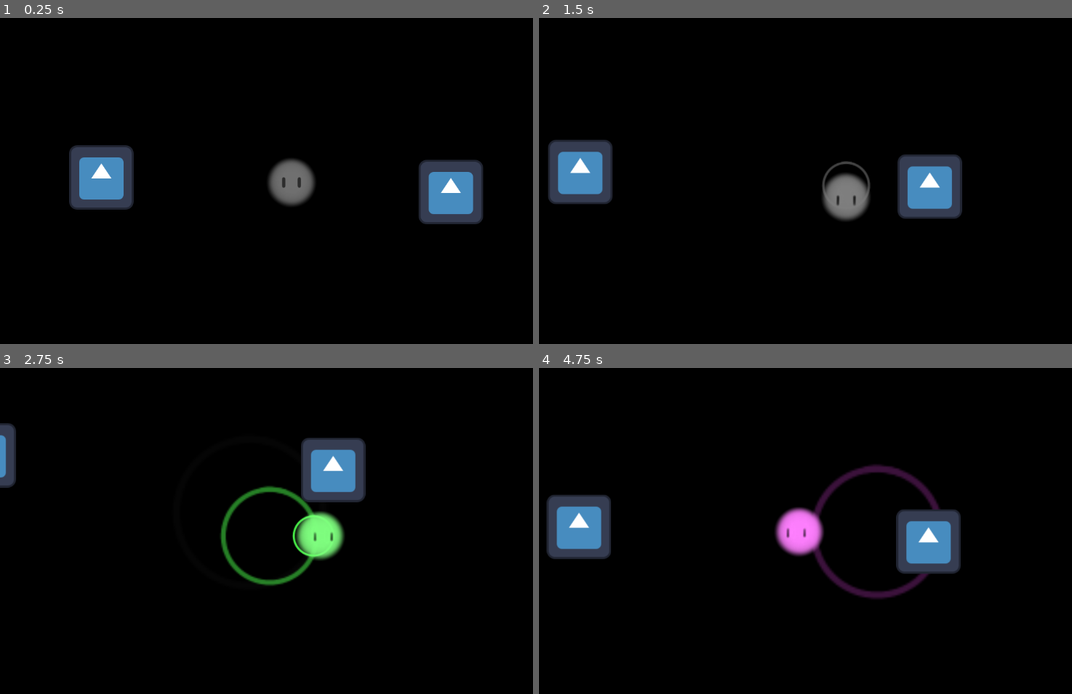
Above: before the commit, frames 1-4 (two rows, left to right).
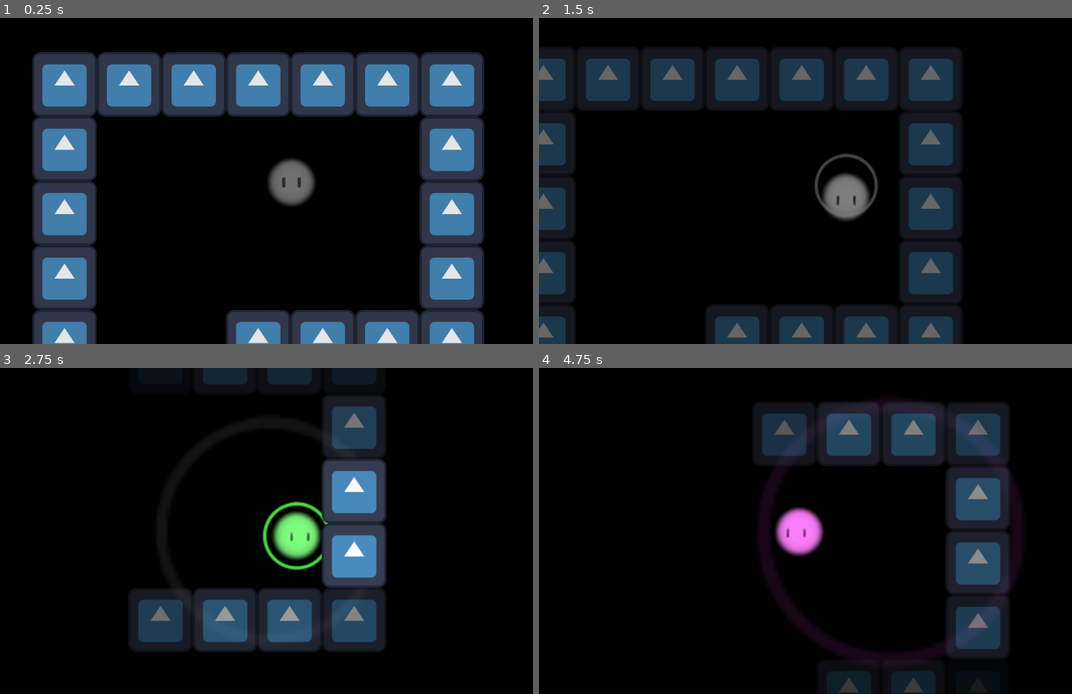
Above: after the commit, the same moments.

Repository: ldg030917/Gamejam
Game: Godot game, scene res://scenes/main.tscn
Two runs of this game, one before a commit and one after it. Both use one fixed random seed, a clock stepped at 60 frames per second and the inputs below. The engine's default icon, where the game draws it, is replaced by a stand-in: a white triangle on a blue panel in a dark square.
Inputs:
- Up to frame 1 (0.25 s): no input
- Up to frame 2 (1.5 s): hold Right (Right) 0.53-1.28 s; hold 1 (Blue) 0.53-1.28 s; hold Down (Down) from 1.28 s (still down); tap Space (Emit) at 1.35 s
- Up to frame 3 (2.75 s): release Down (Down) at 2.03 s; hold Right (Right) from 2.03 s (still down); hold 2 (Green) from 2.03 s (still down)
- Up to frame 4 (4.75 s): release Right (Right) at 2.78 s; release 2 (Green) at 2.78 s; hold Up (Up) 2.78-3.53 s; tap 3 (Red) at 2.85 s; hold 1 (Blue) 3.53-4.28 s; hold Left (Left) from 3.53 s (still down); tap Space (Emit) at 4.35 s

The runs differ from the first frame. In frame 1, 37% of the frame differs, in the area x 6-91%, y 10-100%; in frame 2, 32%; in frame 3, 21%; in frame 4, 24%.

Commit message:
Tile System

Diff:
--- a/scenes/main.tscn
+++ b/scenes/main.tscn
@@ -1,9 +1,26 @@
-[gd_scene load_steps=3 format=3 uid="uid://b0x5gtyqhhtbp"]
+[gd_scene load_steps=7 format=3 uid="uid://b0x5gtyqhhtbp"]
 
 [ext_resource type="PackedScene" uid="uid://cgisqy21qob4p" path="res://scenes/player.tscn" id="1_o5qli"]
 [ext_resource type="Texture2D" uid="uid://bsrl5yqfigmul" path="res://icon.svg" id="2_0wfyh"]
+[ext_resource type="PackedScene" uid="uid://d3gwdmtdn8yy7" path="res://scenes/tile.tscn" id="3_sugp2"]
 
-[node name="Node2D" type="Node2D"]
+[sub_resource type="TileSetAtlasSource" id="TileSetAtlasSource_0wfyh"]
+texture = ExtResource("2_0wfyh")
+texture_region_size = Vector2i(128, 128)
+0:0/0 = 0
+0:0/0/physics_layer_0/polygon_0/points = PackedVector2Array(-64, -64, 64, -64, 64, 64, -64, 64)
+
+[sub_resource type="TileSetScenesCollectionSource" id="TileSetScenesCollectionSource_jyhfs"]
+scenes/1/scene = ExtResource("3_sugp2")
+
+[sub_resource type="TileSet" id="TileSet_0wfyh"]
+tile_size = Vector2i(128, 128)
+physics_layer_0/collision_layer = 3
+physics_layer_0/collision_mask = 3
+sources/1 = SubResource("TileSetAtlasSource_0wfyh")
+sources/2 = SubResource("TileSetScenesCollectionSource_jyhfs")
+
+[node name="Main" type="Node2D"]
 
 [node name="CanvasLayer" type="CanvasLayer" parent="."]
 layer = -5
@@ -27,12 +44,7 @@
 
 [node name="WaveCoolTimer" type="Timer" parent="player"]
 
-[node name="Node2D" type="Node2D" parent="player"]
-
-[node name="Icon" type="Sprite2D" parent="."]
-position = Vector2(-375, -7)
-texture = ExtResource("2_0wfyh")
-
-[node name="Icon2" type="Sprite2D" parent="."]
-position = Vector2(318, 22)
-texture = ExtResource("2_0wfyh")
+[node name="TileMap" type="TileMap" parent="."]
+tile_set = SubResource("TileSet_0wfyh")
+format = 2
+layer_0/tile_data = PackedInt32Array(196607, 2, 65536, 131072, 2, 65536, 131073, 2, 65536, 131074, 2, 65536, 65538, 2, 65536, 2, 2, 65536, -65534, 2, 65536, -131070, 2, 65536, -131071, 2, 65536, -131072, 2, 65536, -65537, 2, 65536, -65538, 2, 65536, -65539, 2, 65536, -65540, 2, 65536, -4, 2, 65536, 65532, 2, 65536, 131068, 2, 65536, 196604, 2, 65536, 262140, 2, 65536, 327676, 2, 65536, 393212, 2, 65536, 458748, 2, 65536, 458749, 2, 65536, 458750, 2, 65536, 458751, 2, 65536, 393216, 2, 65536)
--- a/scenes/player.tscn
+++ b/scenes/player.tscn
@@ -10,7 +10,7 @@
 [ext_resource type="Texture2D" uid="uid://baryr64pftlhl" path="res://sprites/player_up.png" id="6_y4r1p"]
 
 [sub_resource type="CircleShape2D" id="CircleShape2D_v6fml"]
-radius = 58.6941
+radius = 50.1597
 
 [sub_resource type="SpriteFrames" id="SpriteFrames_d2wvv"]
 animations = [{
@@ -116,6 +116,7 @@
 }]
 
 [node name="player" type="CharacterBody2D"]
+collision_mask = 2
 script = ExtResource("1_g2els")
 
 [node name="CollisionShape2D" type="CollisionShape2D" parent="."]
@@ -128,5 +129,5 @@
 autoplay = "idle"
 
 [node name="WaveCool" type="Timer" parent="."]
-wait_time = 0.4
+wait_time = 0.6
 one_shot = true
--- /dev/null
+++ b/scenes/tile.tscn
@@ -0,0 +1,19 @@
+[gd_scene load_steps=4 format=3 uid="uid://d3gwdmtdn8yy7"]
+
+[ext_resource type="Texture2D" uid="uid://bsrl5yqfigmul" path="res://icon.svg" id="1_3dk36"]
+[ext_resource type="Script" uid="uid://be3u4n4ocxru2" path="res://scripts/tile.gd" id="1_ywnoi"]
+
+[sub_resource type="RectangleShape2D" id="RectangleShape2D_ywnoi"]
+size = Vector2(128, 127)
+
+[node name="Tile" type="StaticBody2D" groups=["Tile"]]
+collision_layer = 2
+collision_mask = 5
+script = ExtResource("1_ywnoi")
+
+[node name="Sprite2D" type="Sprite2D" parent="."]
+texture = ExtResource("1_3dk36")
+
+[node name="CollisionShape2D" type="CollisionShape2D" parent="."]
+position = Vector2(0, -0.5)
+shape = SubResource("RectangleShape2D_ywnoi")
--- a/scenes/wave.tscn
+++ b/scenes/wave.tscn
@@ -1,9 +1,14 @@
-[gd_scene load_steps=3 format=3 uid="uid://dljgnn4fnahjv"]
+[gd_scene load_steps=4 format=3 uid="uid://dljgnn4fnahjv"]
 
 [ext_resource type="Script" uid="uid://veuw4o6tf5vx" path="res://scripts/wave.gd" id="1_h2l3e"]
 [ext_resource type="Texture2D" uid="uid://bygpaf2v2uwtp" path="res://sprites/wave.png" id="2_h2l3e"]
 
-[node name="wave" type="Node2D"]
+[sub_resource type="CircleShape2D" id="CircleShape2D_h2l3e"]
+radius = 33.0151
+
+[node name="wave" type="Area2D"]
+collision_layer = 4
+collision_mask = 2
 script = ExtResource("1_h2l3e")
 
 [node name="Sprite2D" type="Sprite2D" parent="."]
@@ -14,4 +19,7 @@
 one_shot = true
 autostart = true
 
+[node name="CollisionShape2D" type="CollisionShape2D" parent="."]
+shape = SubResource("CircleShape2D_h2l3e")
+
 [connection signal="timeout" from="VanishTimer" to="." method="_on_vanish_timer_timeout"]
--- /dev/null
+++ b/scripts/tile.gd
@@ -0,0 +1,7 @@
+extends StaticBody2D
+
+func set_alpha(alpha: float) -> void:
+	$Sprite2D.modulate.a = alpha+0.1
+
+func _process(delta: float) -> void:
+	$Sprite2D.modulate.a -= delta*0.4
--- a/scripts/wave.gd
+++ b/scripts/wave.gd
@@ -2,8 +2,12 @@
 
 @onready var sprite = $Sprite2D
 
+func _ready():
+	connect("area_entered", Callable(self, "_on_area_entered"))
+	connect("body_entered", Callable(self, "_on_body_entered"))
+
 func _process(delta: float) -> void:
-	scale += Vector2(4, 4)*delta
+	scale += Vector2(8, 8)*delta
 	sprite.modulate.a -= delta
 
 func launch(origin : Vector2, B : bool, G : bool, R : bool):
@@ -23,3 +27,8 @@
 
 func _on_vanish_timer_timeout() -> void:
 	queue_free()
+
+
+func _on_body_entered(body):
+	if body.is_in_group("Tile"):
+		body.set_alpha($Sprite2D.modulate.a)
Not shown, added: scripts/tile.gd.uid
Not shown, removed: 새 텍스트 문서.txt
